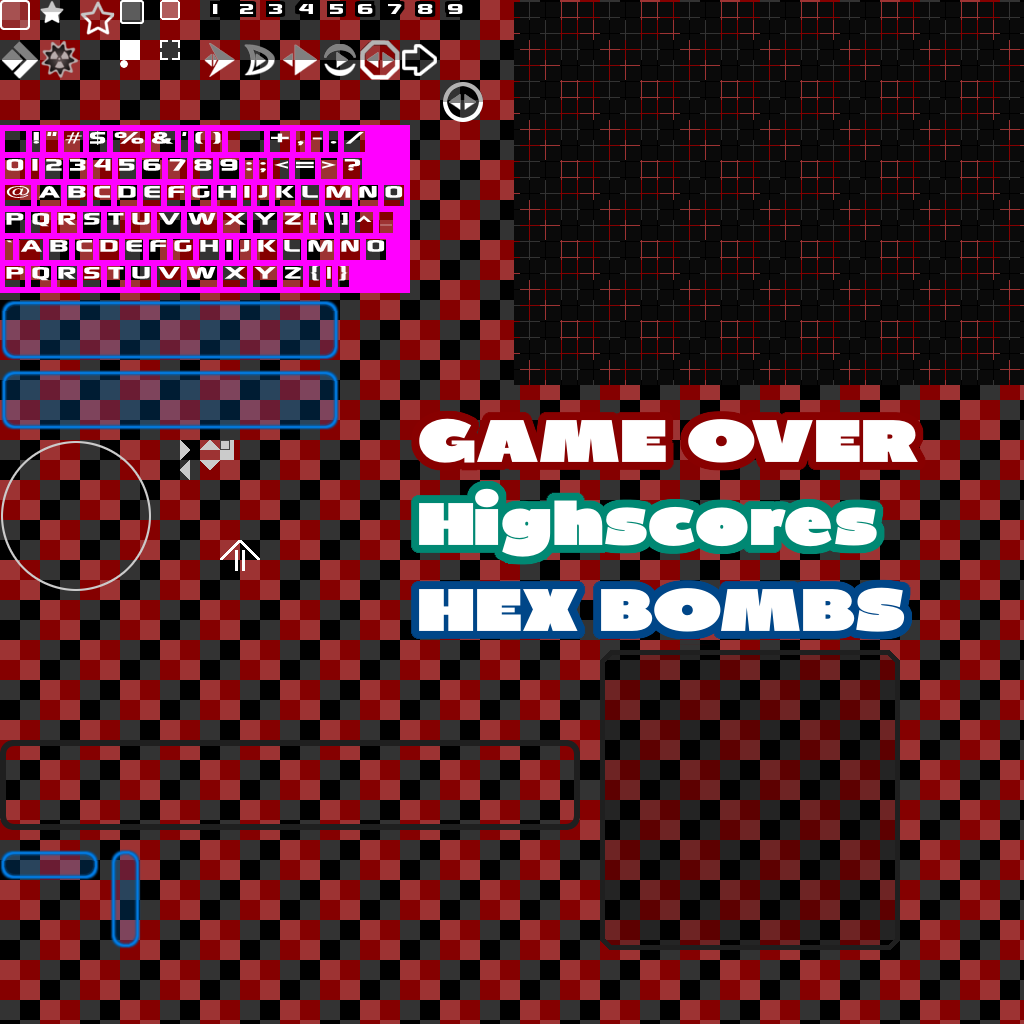
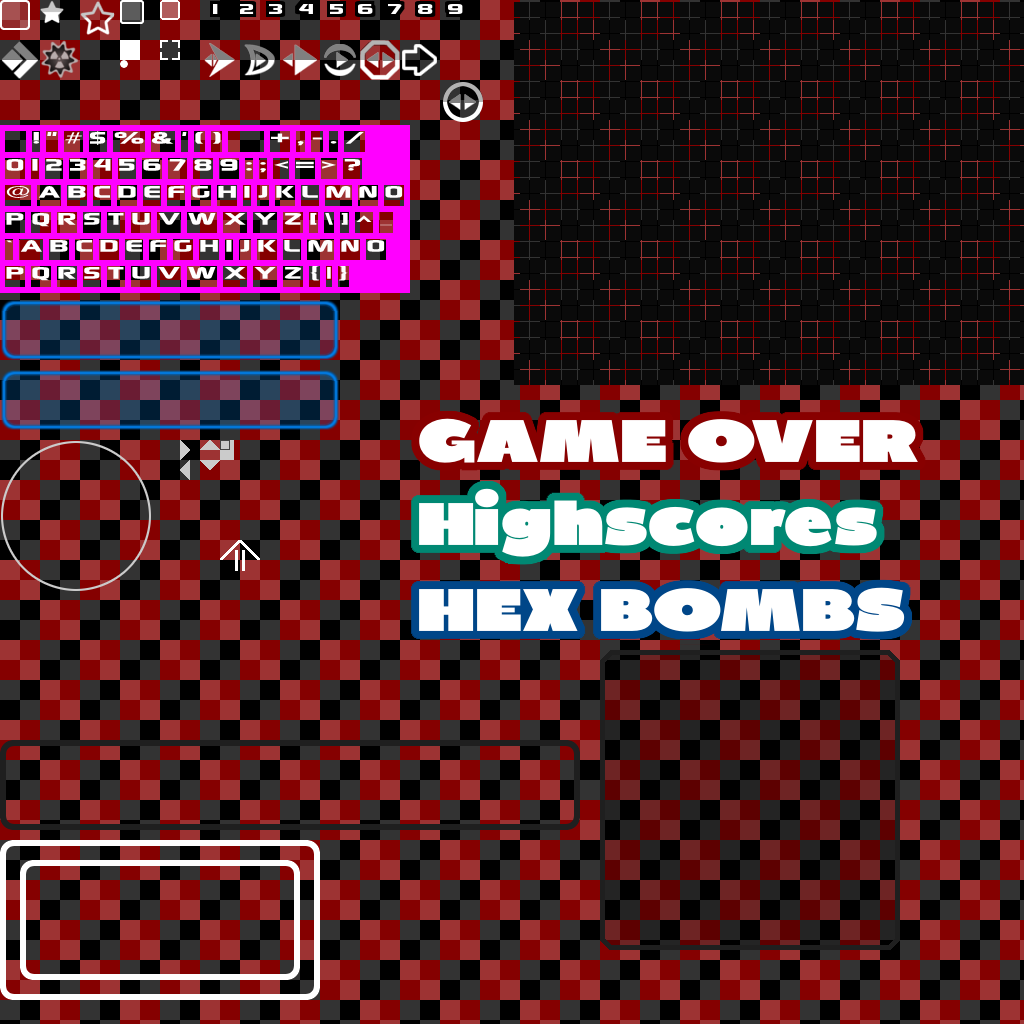
The second (1024, 1024) image is a revision of the first. Changes to its layers:
painted on "Ebene #7" over [0, 840, 320, 1000]
